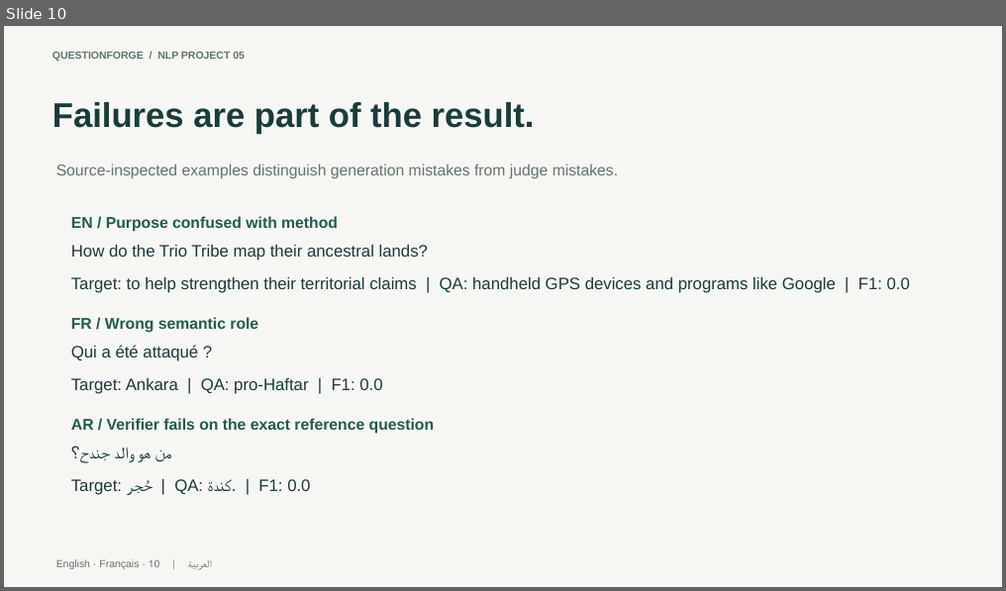
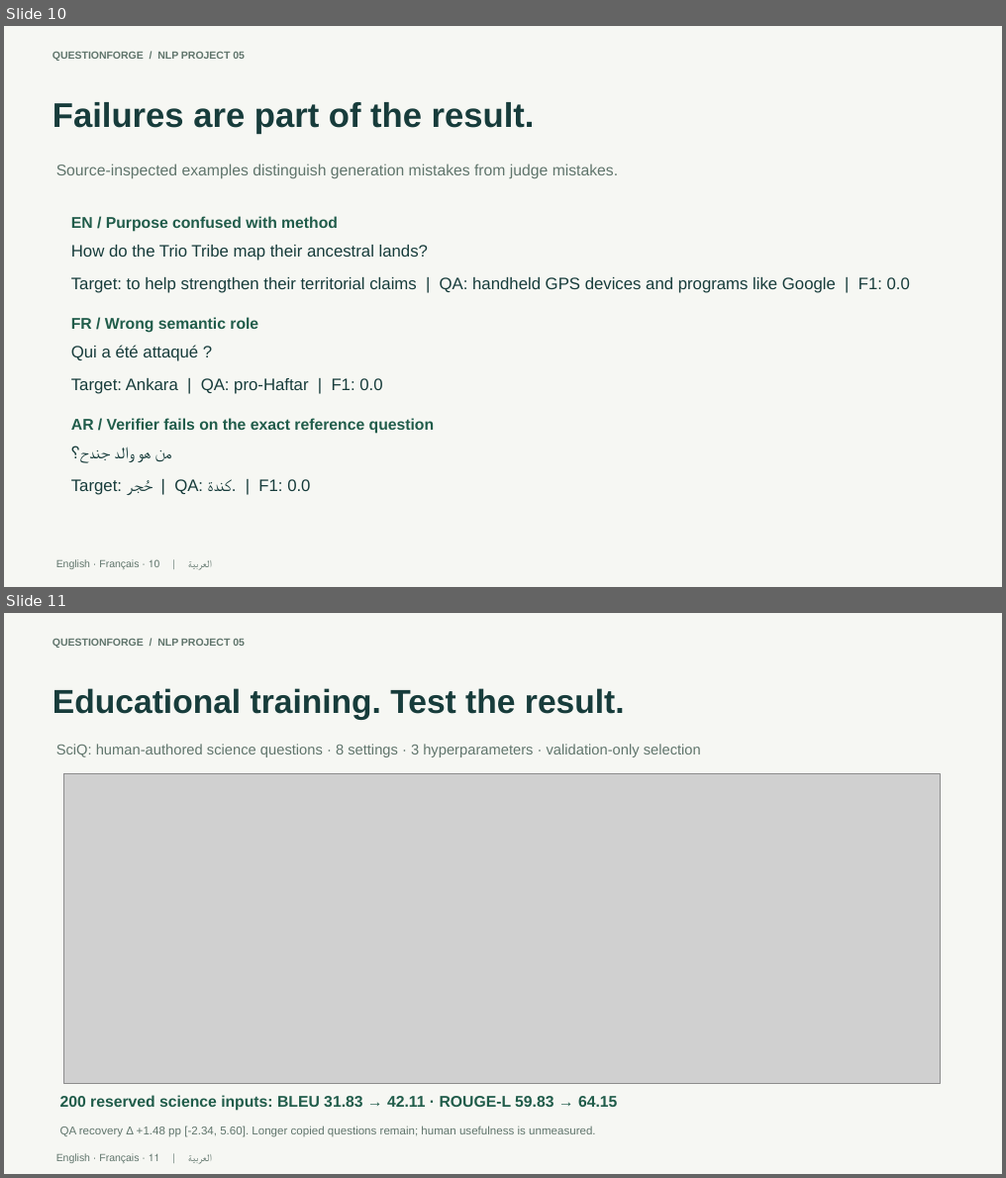
Before and after one commit to JovaniBouKhalil/automatic-question-generator, a slide deck: presentation/QuestionForge.pptx. Shown one above the other, each under a label of ours: slide 10 before the commit, slides 10 and 11 after it. The pictures are 1006x591 and 1006x1178 pixels, drawn with LibreOffice and Linux fonts; fonts in the diff are those of the drawing; grey boxes stand for pictures. Boxes give left, top, right and bottom in pixels: in the first picture for what was removed or moved away, otherwise in the second. Text is boxed around its words. In the diff, an @@ line names an element or a change of style, - is before the commit and + after.

Commit message:
Package the executed science study and preserve learning metadata in exports

```diff
--- a/presentation/QuestionForge.pptx
+++ b/presentation/QuestionForge.pptx
@@ slide 11 added at box(4, 613, 1002, 1174), background #F6F7F3 @@
@@ text added at box(53, 638, 245, 648), 10 pt, text #60756C, bold @@
+QUESTIONFORGE / NLP PROJECT 05
@@ text added at box(53, 688, 625, 720), 32 pt, text #173C3B, bold @@
+Educational training. Test the result.
@@ text added at box(56, 744, 701, 758), 14 pt, text #60756C @@
+SciQ: human-authored science questions · 8 settings · 3 hyperparameters · validation-only selection
@@ picture added at box(63, 774, 940, 1084) @@
@@ text added at box(60, 1095, 617, 1111), 15 pt, text #205C4A, bold @@
+200 reserved science inputs: BLEU 31.83 → 42.11 · ROUGE-L 59.83 → 64.15
@@ text added at box(60, 1126, 596, 1138), 11 pt, text #60756C @@
+QA recovery Δ +1.48 pp [-2.34, 5.60]. Longer copied questions remain; human usefulness is unmeasured.
@@ text added at box(56, 1154, 212, 1164), 10 pt, text #60756C @@
+English · Français · العربية | 11
```
Also in this commit, not shown: 2 slides changed, 1 slide removed, 22 other files.
